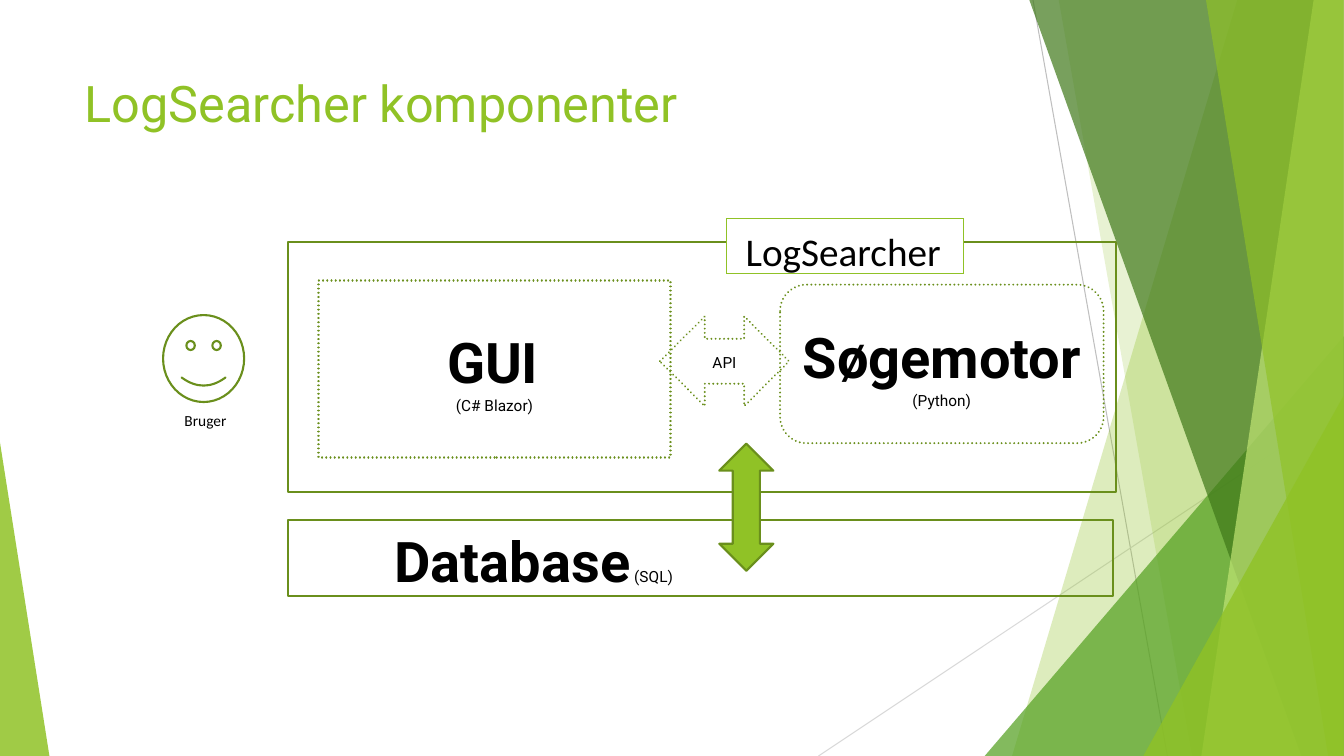
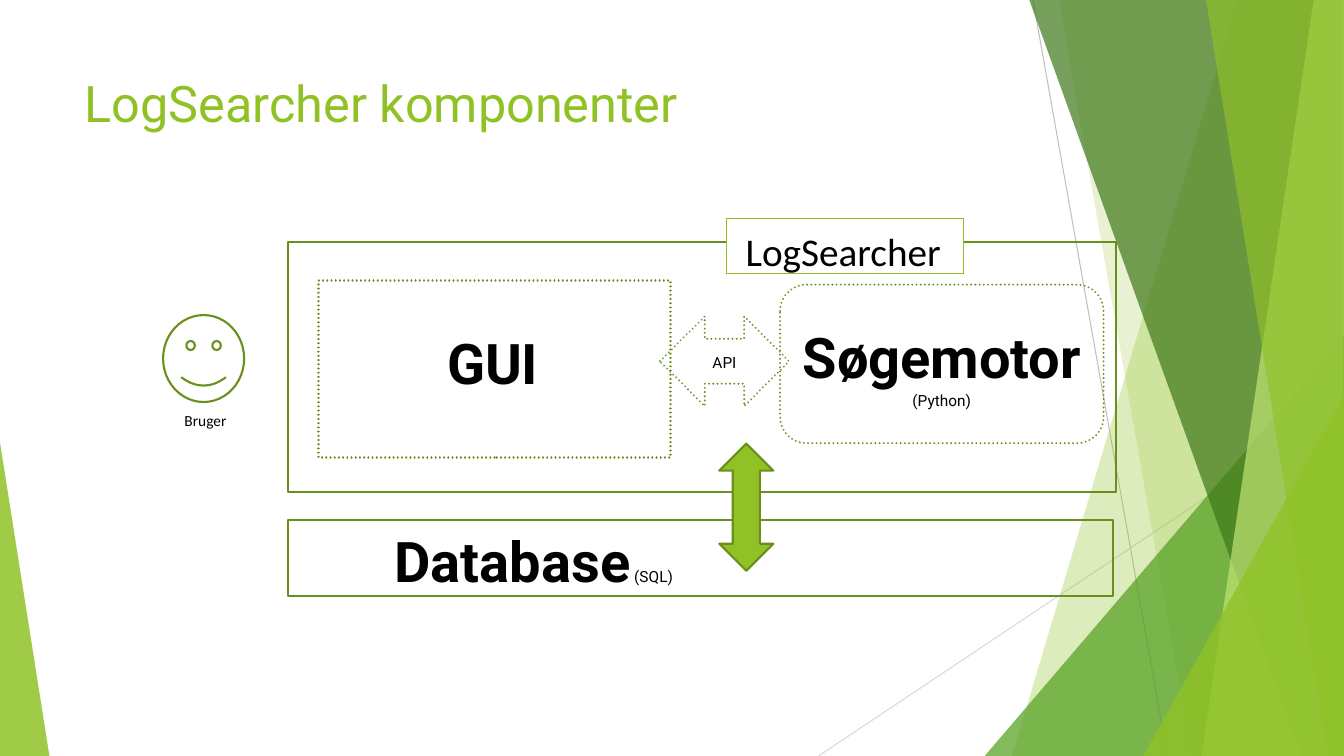
Before and after one commit to FaderVader/CPH_Afgangsprojekt_2022, a slide deck: slide 4 of LogSearcher.pptx (slide 5 before the commit). Drawn at 1344x756 pixels with LibreOffice and Linux fonts; fonts in the diff are those of the drawing. Boxes give left, top, right and bottom in pixels: in the first picture for what was removed or moved away, otherwise in the second. Text is boxed around its words. In the diff, an @@ line names an element or a change of style, - is before the commit and + after.

```diff
--- a/LogSearcher.pptx
+++ b/LogSearcher.pptx
@@ text in rectangle at <box>447,343,538,385</box>: text changed; size 11 to 40 pt; bold on @@
-GUI
-(C# Blazor)
+GUI
```
Also in this commit, not shown: 1 other slide changed, 1 slide added, 1 slide removed.
